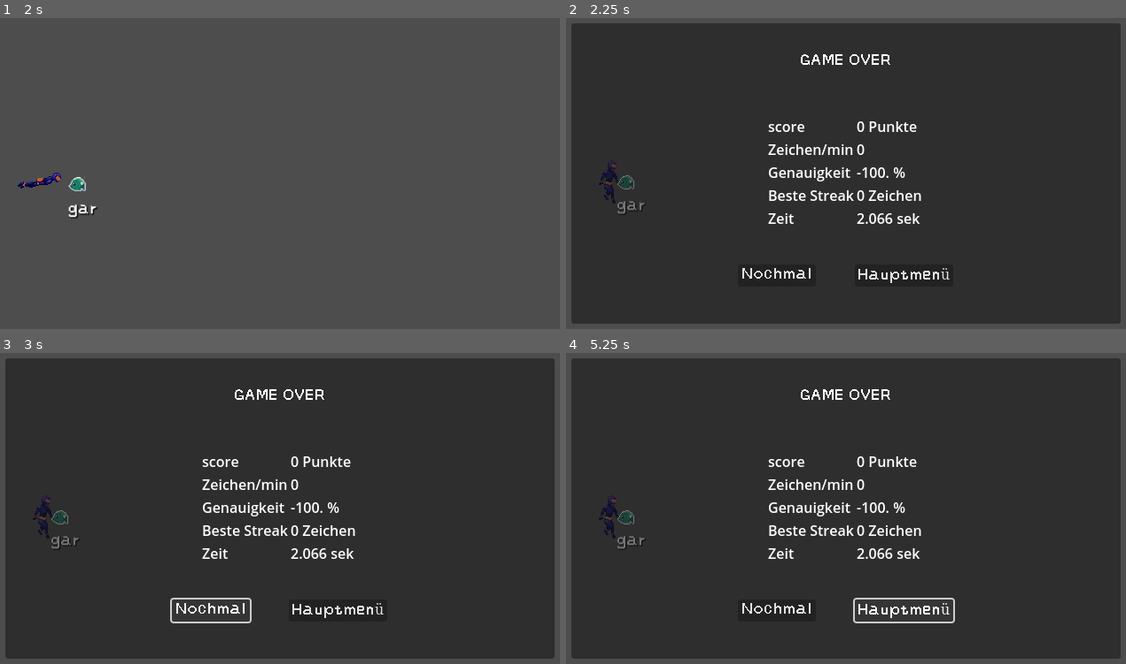
Above: before the commit, frames 1-4 (two rows, left to right).
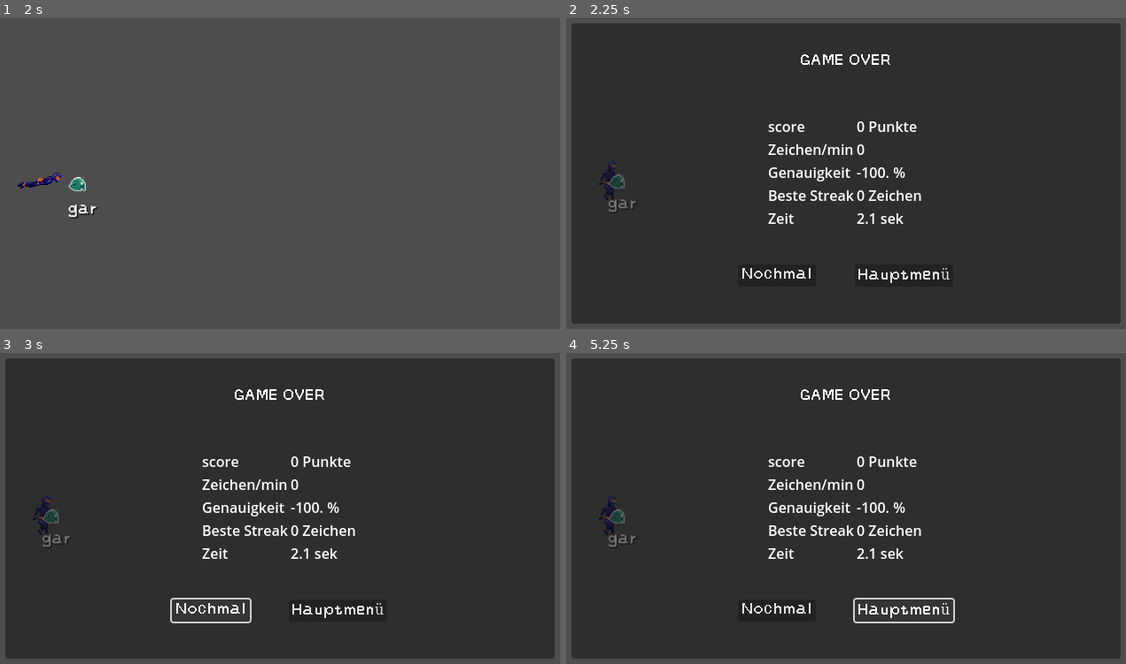
Above: after the commit, the same moments.

Repository: lehmius/typing-tides
Game: Godot game, scene res://scenes/game.tscn
Same seed, same stepped clock (60 frames per second), same inputs: the game is played once before the commit and once after it.
Inputs:
- Up to frame 1 (2 s): tap Enter at 0.5 s
- Up to frame 2 (2.25 s): no input
- Up to frame 3 (3 s): click "Nochmal" at 2.75 s
- Up to frame 4 (5.25 s): click "Nochmal" at 3.5 s; click "Nochmal" at 4.25 s; click "Hauptmenü" at 5 s

Frame 1 is identical in both runs. In frame 2, 0.4% of the frame differs, in the area x 7-64%, y 50-67%; in frame 3, 0.4%; in frame 4, 0.4%.

Commit message:
Updated enemy collision shape to better fit new sprites.

Diff:
--- a/scenes/enemy.tscn
+++ b/scenes/enemy.tscn
@@ -5,7 +5,7 @@
 [ext_resource type="FontFile" uid="uid://84a50x0xbb02" path="res://assets/fonts/Pixelscapes.ttf" id="3_4ra3w"]
 
 [sub_resource type="CircleShape2D" id="CircleShape2D_c4w8v"]
-radius = 19.0263
+radius = 10.0499
 
 [sub_resource type="Animation" id="Animation_4ra3w"]
 resource_name = "ErrorShake(Vertical)"
